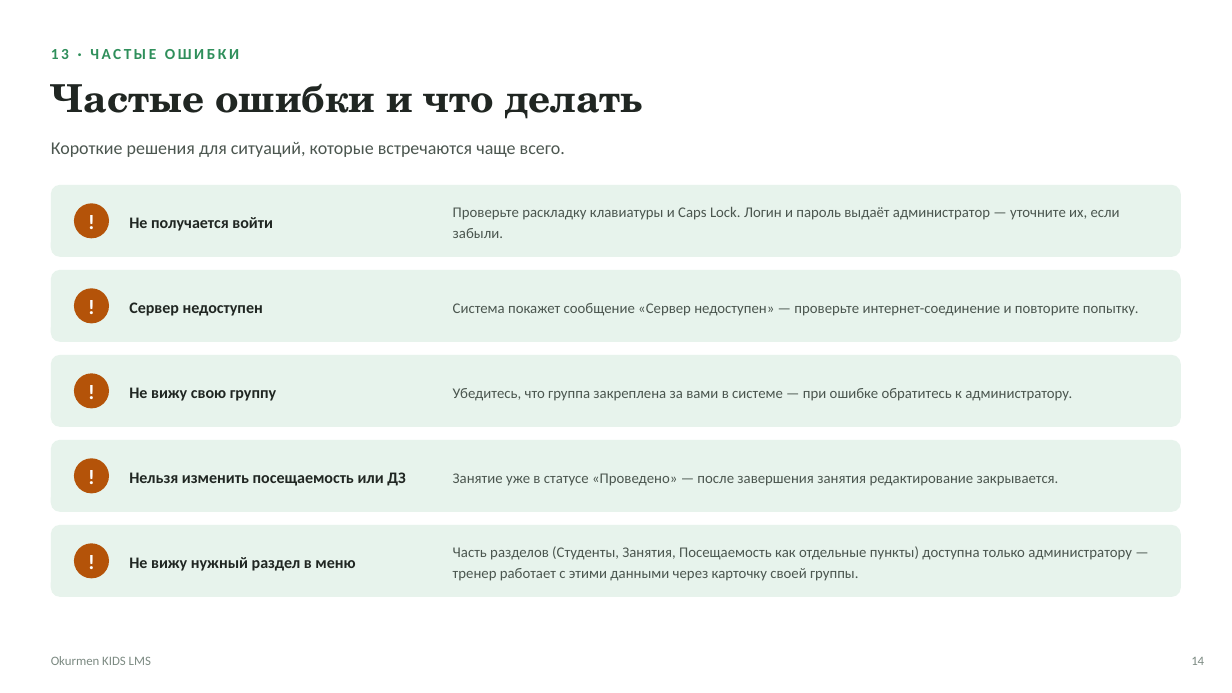
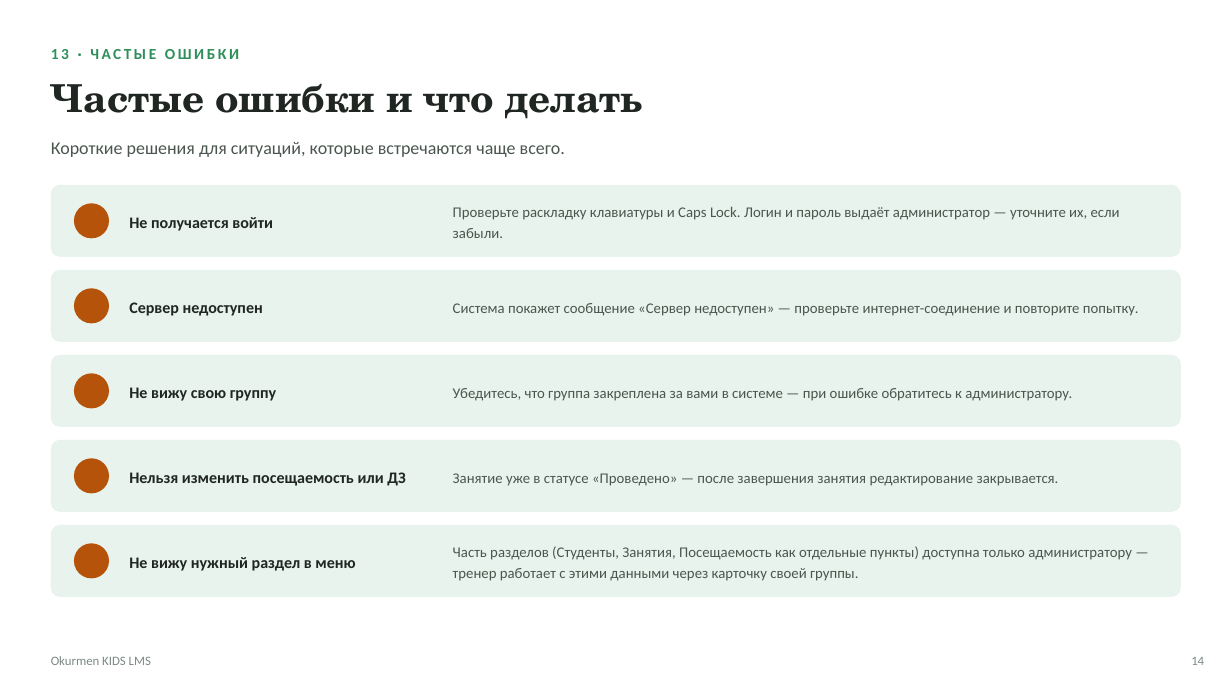
Before and after one commit to Islam0122/OkurmenKIDS, a slide deck: slide 14 of docs/trainer-guide/Okurmen_KIDS_LMS_instrukciya_dlya_trenerov.pptx. Drawn at 1232x693 pixels with LibreOffice and Linux fonts; fonts in the diff are those of the drawing; background and template pictures are left out. Boxes give left, top, right and bottom in pixels: in the first picture for what was removed or moved away, otherwise in the second. Text is boxed around its words. In the diff, an @@ line names an element or a change of style, - is before the commit and + after.

```diff
--- a/docs/trainer-guide/Okurmen_KIDS_LMS_instrukciya_dlya_trenerov.pptx
+++ b/docs/trainer-guide/Okurmen_KIDS_LMS_instrukciya_dlya_trenerov.pptx
@@ text removed at [74,203,109,238] @@
-!
@@ text removed at [74,288,109,323] @@
-!
@@ text removed at [74,373,109,409] @@
-!
@@ text removed at [74,458,109,494] @@
-!
@@ text removed at [74,543,109,579] @@
-!
```
Also in this commit, not shown: 1 other slide changed.
